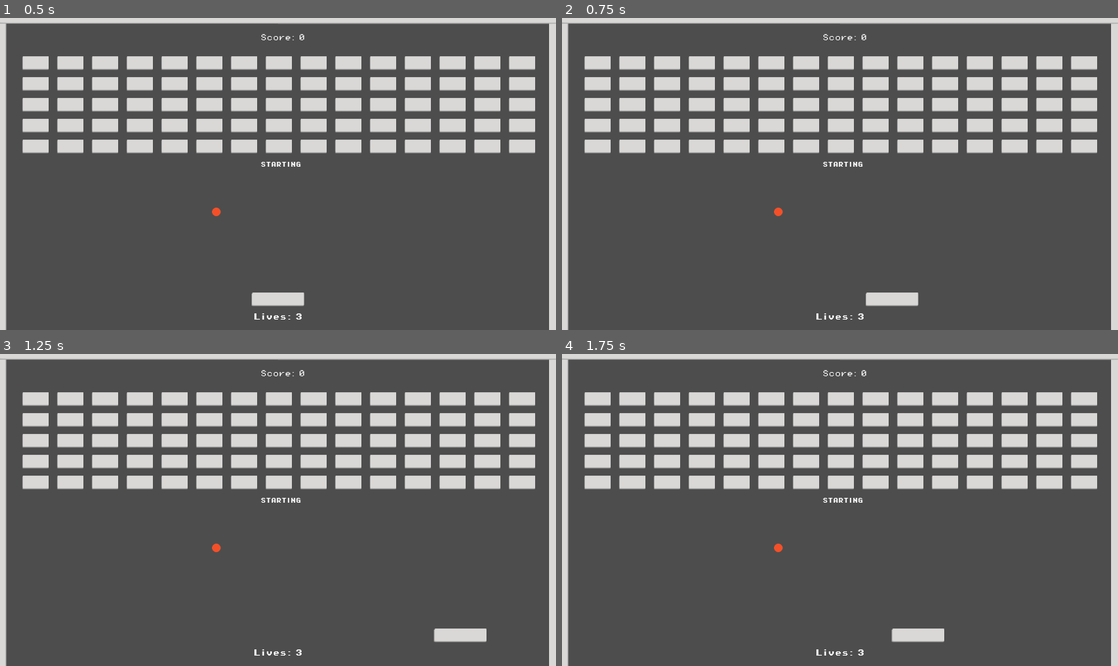
Above: before the commit, frames 1-4 (two rows, left to right).
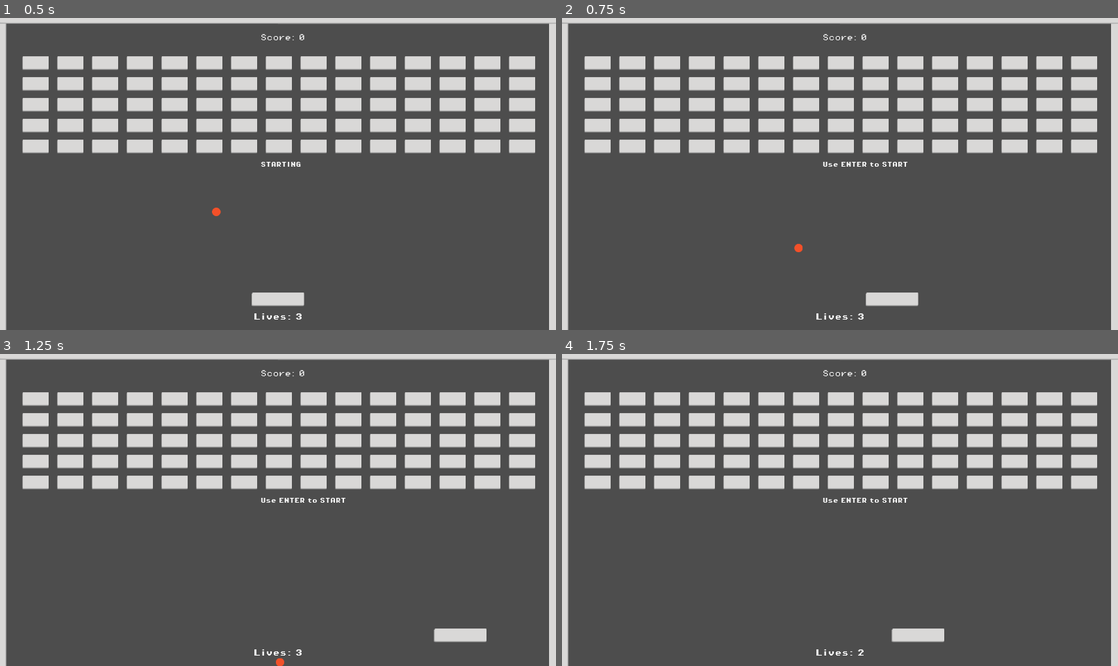
Above: after the commit, the same moments.

Repository: HyperSpreed/BreakoutGame
Game: Godot game, scene res://Scenes/main.tscn
The game is run twice, just before and just after one commit, with the same random seed, the same clock (stepped at 60 frames per second) and the same inputs.
Inputs:
- Up to frame 1 (0.5 s): no input
- Up to frame 2 (0.75 s): tap Enter (ui_accept) at 0.5 s; hold Right (ui_right) from 0.53 s (still down); hold Enter (ui_accept) from 0.53 s (still down)
- Up to frame 3 (1.25 s): keep holding Right (ui_right); keep holding Enter (ui_accept)
- Up to frame 4 (1.75 s): release Right (ui_right) at 1.28 s; release Enter (ui_accept) at 1.28 s; hold Left (ui_left) from 1.28 s (still down); tap Enter (ui_accept) at 1.35, 1.52 s

Frame 1 is identical in both runs. In frame 2, 0.2% of the frame differs, in the area x 38-63%, y 46-76%; in frame 3, 0.2%; in frame 4, 0.2%.

Commit message:
Add files via upload

Diff:
--- a/breakout/Scenes/player.gd
+++ b/breakout/Scenes/player.gd
@@ -1,6 +1,16 @@
 extends CharacterBody2D
 
 var speed = 10
+
+func startGameKey():
+	var timer_label = get_node("/root/Main/TimerLabel")
+	var ballGameStart = get_node("/root/Main/Ball")
+
+	timer_label.add_theme_font_size_override("font_size", 12)
+	timer_label.text = "Use ENTER to START"
+
+	ballGameStart.gameStart()
+	print("GameStart")
 
 func _physics_process(delta):
 	var velocityPlayer = Vector2.ZERO
@@ -8,4 +18,6 @@
 		velocityPlayer.x -= 1
 	if Input.is_action_pressed("ui_right"):
 		velocityPlayer.x += 1
+	if Input.is_action_pressed("ui_accept"):
+		startGameKey()
 	move_and_collide(velocityPlayer*speed)
